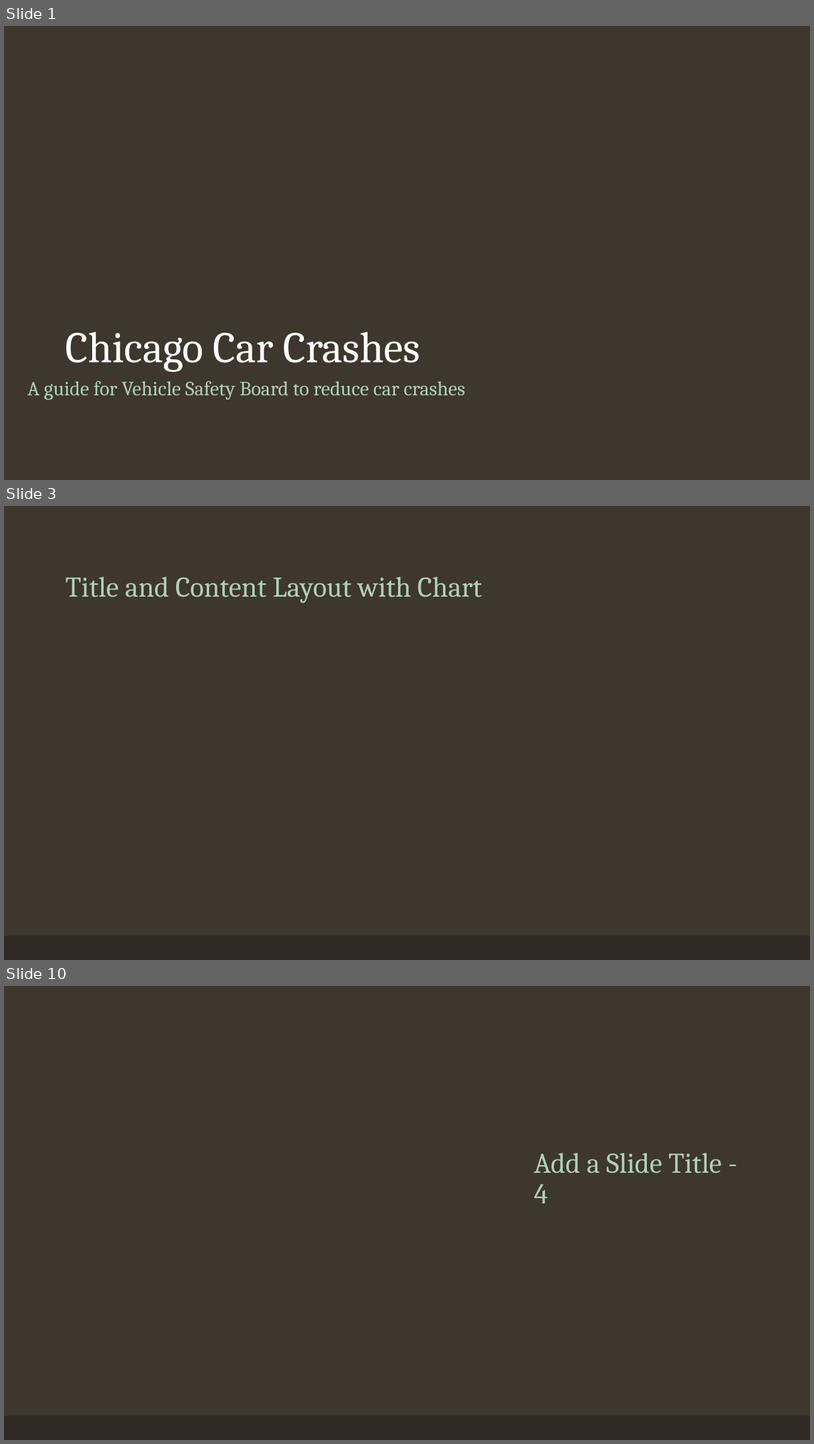
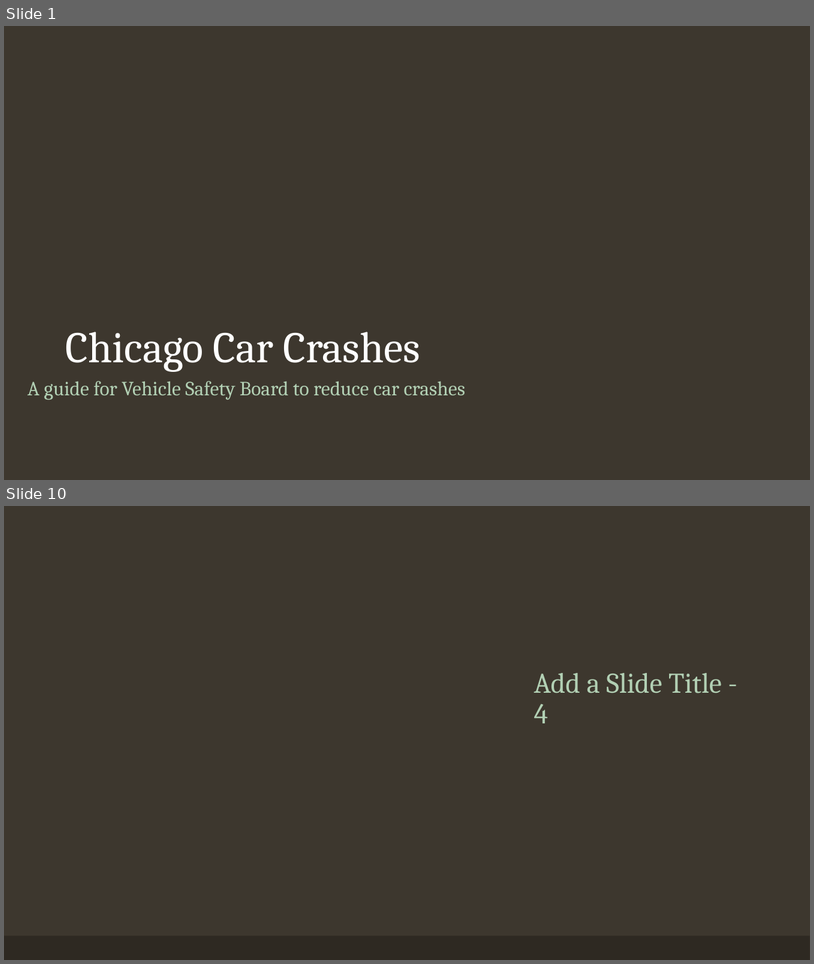
Before and after one commit to vinayakmodgil/Car-crash-prediction-in-Chicago, a slide deck: chicago.pptm. Shown one above the other, each under a label of ours: slides 1, 3 and 10 before the commit, slides 1 and 10 after it; the slides between them are not shown. The pictures are 814x1444 and 814x964 pixels, drawn with LibreOffice and Linux fonts; fonts in the diff are those of the drawing; background and template pictures are left out. Boxes give left, top, right and bottom in pixels: in the first picture for what was removed or moved away, otherwise in the second. Text is boxed around its words. In the diff, an @@ line names an element or a change of style, - is before the commit and + after.

```diff
--- a/chicago.pptm
+++ b/chicago.pptm
@@ slide 3 removed at [4,506,810,960], background #3D372E; not listed: 1 template element that a slide beside it also shows @@
@@ title removed at [65,577,482,603] @@
-Title and Content Layout with Chart
```
Also in this commit, not shown: 1 slide changed, 7 slides added, 6 other slides removed, 1 other file.
